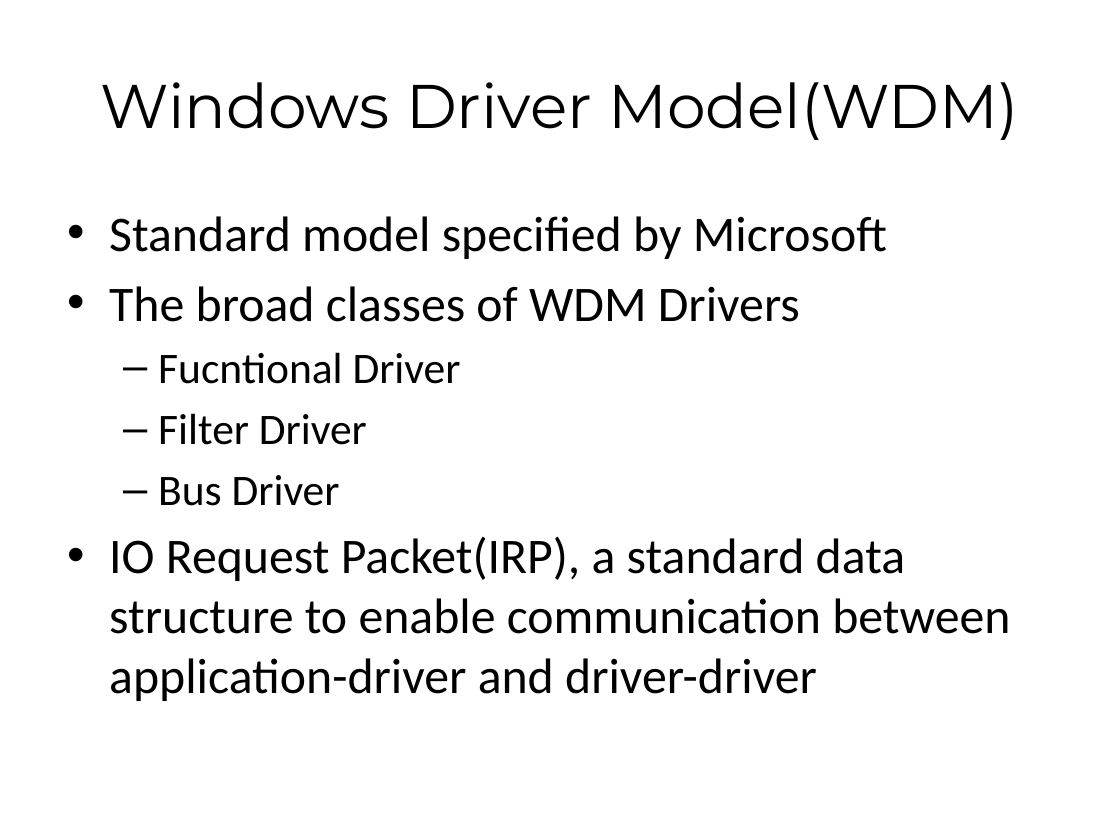
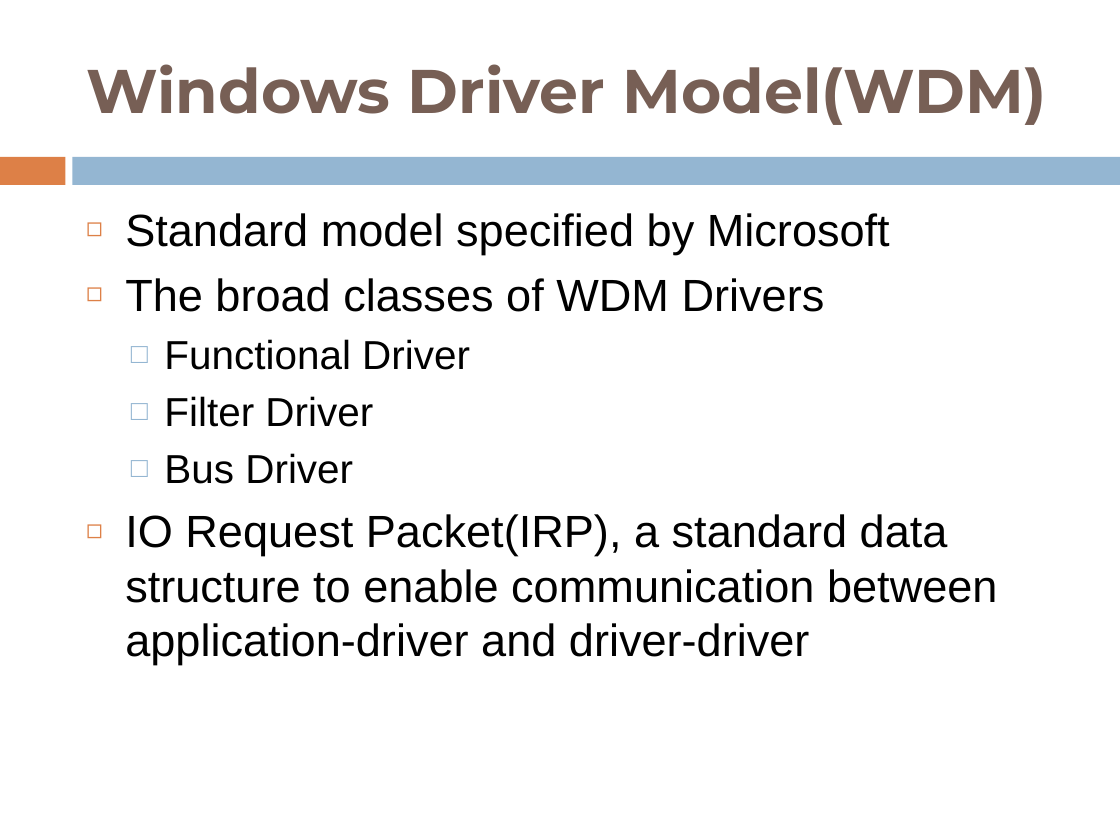
Before and after one commit to shyamrajendran/OS_MPS, a slide deck: slide 5 of 4th_credit/survey.pptx (slide 4 before the commit). Drawn at 1120x840 pixels with LibreOffice and Linux fonts; fonts in the diff are those of the drawing. Boxes give left, top, right and bottom in pixels: in the first picture for what was removed or moved away, otherwise in the second. Text is boxed around its words. In the diff, an @@ line names an element or a change of style, - is before the commit and + after.

```diff
--- a/4th_credit/survey.pptx
+++ b/4th_credit/survey.pptx
@@ title "Windows Driver Model(WDM)": place and size @@
-title "Windows Driver Model(WDM)" at (101,82,1019,140)
+title "Windows Driver Model(WDM)" at (86,64,1046,125)
@@ title "Windows Driver Model(WDM)" at (86,64,1046,125): text colour #000000 to #775F55, bold on; alignment centre to left @@
@@ rectangle added at (0,157,65,185), fill #DD8047 @@
@@ rectangle added at (73,157,1120,185), fill #94B6D2 @@
@@ text "Standard model specified by Microsoft": place and size @@
-text "Standard model specified by Microsoft" at (109,216,1010,701)
+text "Standard model specified by Microsoft" at (125,213,998,664)
@@ text at (125,213,998,664): size 32 to 29 pt in "Standard model specified by Microsoft", "The broad classes of WDM Drivers", "IO Request Packet(IRP), a standard data structure ..."; font Calibri to Arial; size 28 to 26 pt in "Filter Driver", "Bus Driver"; bullet • to ◻; bullet – to □ @@
@@ text at (164,339,470,370): text changed; size 28 to 26 pt; font Calibri to Arial @@
-  – Fucntional Driver
+  □ Functional Driver
```
Also in this commit, not shown: 16 other slides changed, 3 slides added, 1 slide removed.
